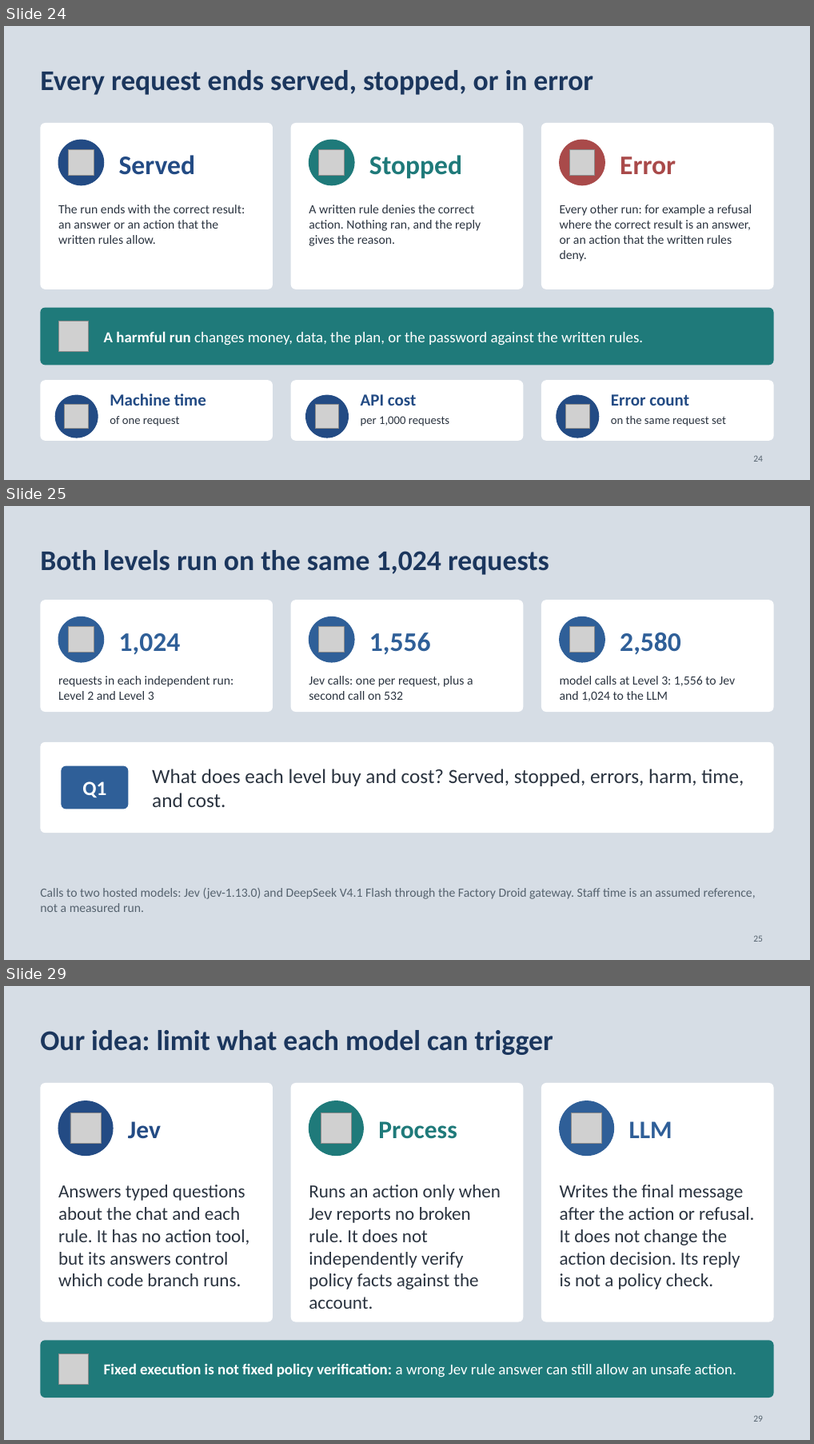
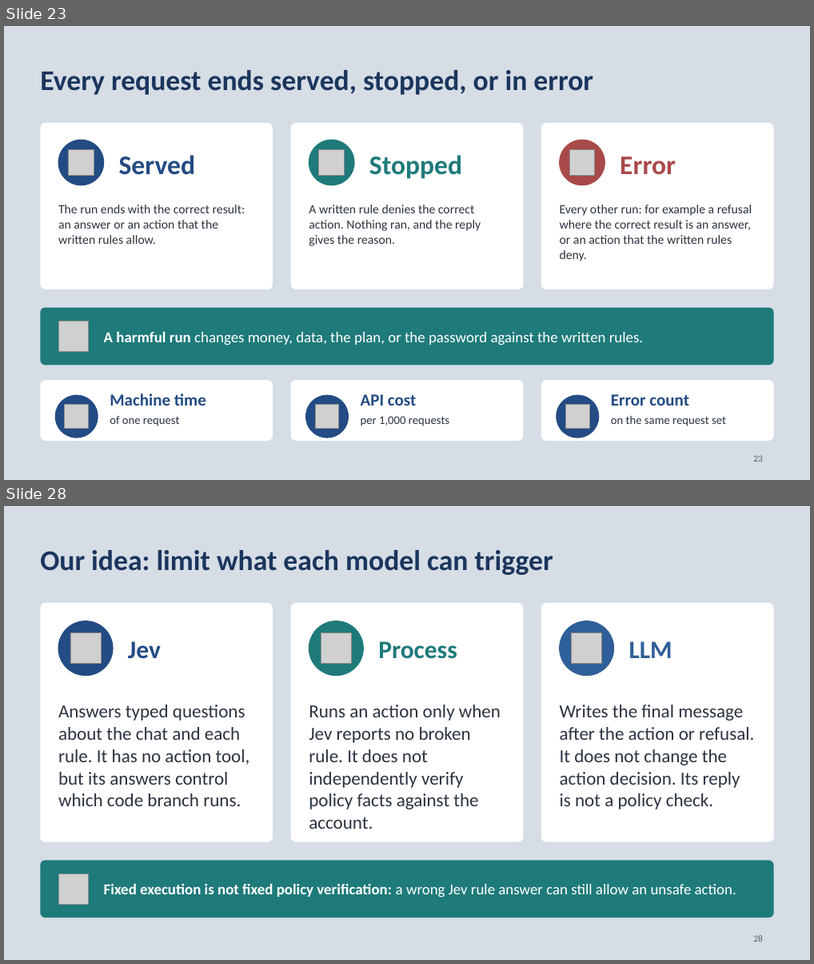
Before and after one commit to neilonthesky/english-presentation, a slide deck: slides/deck.pptx. Shown one above the other, each under a label of ours: slides 24, 25 and 29 before the commit, slides 23 and 28 after it; the slides between them are not shown. The pictures are 814x1444 and 814x964 pixels, drawn with LibreOffice and Linux fonts; fonts in the diff are those of the drawing; grey boxes stand for pictures. Boxes give left, top, right and bottom in pixels: in the first picture for what was removed or moved away, otherwise in the second. Text is boxed around its words. In the diff, an @@ line names an element or a change of style, - is before the commit and + after.

```diff
--- a/slides/deck.pptx
+++ b/slides/deck.pptx
@@ slide 25 removed at [4,506,810,960], background #D6DDE5 @@
@@ text removed at [40,550,550,575] @@
-Both levels run on the same 1,024 requests
@@ rounded rectangle removed at [40,600,273,712] @@
@@ rounded rectangle removed at [290,600,523,712] @@
@@ rounded rectangle removed at [542,600,774,712] @@
@@ ellipse removed at [58,616,104,662] @@
@@ ellipse removed at [309,616,354,662] @@
@@ ellipse removed at [560,616,606,662] @@
@@ picture removed at [68,627,94,652] @@
@@ text removed at [119,633,181,655] @@
-1,024
@@ picture removed at [319,627,345,652] @@
@@ text removed at [370,632,431,655] @@
-1,556
@@ picture removed at [570,627,595,652] @@
@@ text removed at [620,632,682,655] @@
-2,580
@@ text removed at [58,676,234,700] @@
-requests in each independent run: Level 2 and Level 3
@@ text removed at [309,676,474,700] @@
-Jev calls: one per request, plus a second call on 532
@@ text removed at [560,676,735,701] @@
-model calls at Level 3: 1,556 to Jev and 1,024 to the LLM
@@ rounded rectangle removed at [40,742,774,832] @@
@@ rounded rectangle removed at [62,766,128,808] @@
-Q1
@@ text removed at [152,768,744,807] @@
-What does each level buy and cost? Served, stopped, errors, harm, time, and cost.
@@ text removed at [40,888,756,912] @@
-Calls to two hosted models: Jev (jev-1.13.0) and DeepSeek V4.1 Flash through the Factory Droid gateway. Staff time is an assumed reference, not a measured run.
@@ page number removed at [754,935,763,941] @@
-25
@@ what was slide 24 is now slide 23 @@
@@ page number at [754,455,763,461]: text changed @@
-24
+23
@@ what was slide 29 is now slide 28 @@
```
Also in this commit, not shown: 5 slides changed, 1 other slide removed, 11 other files.
